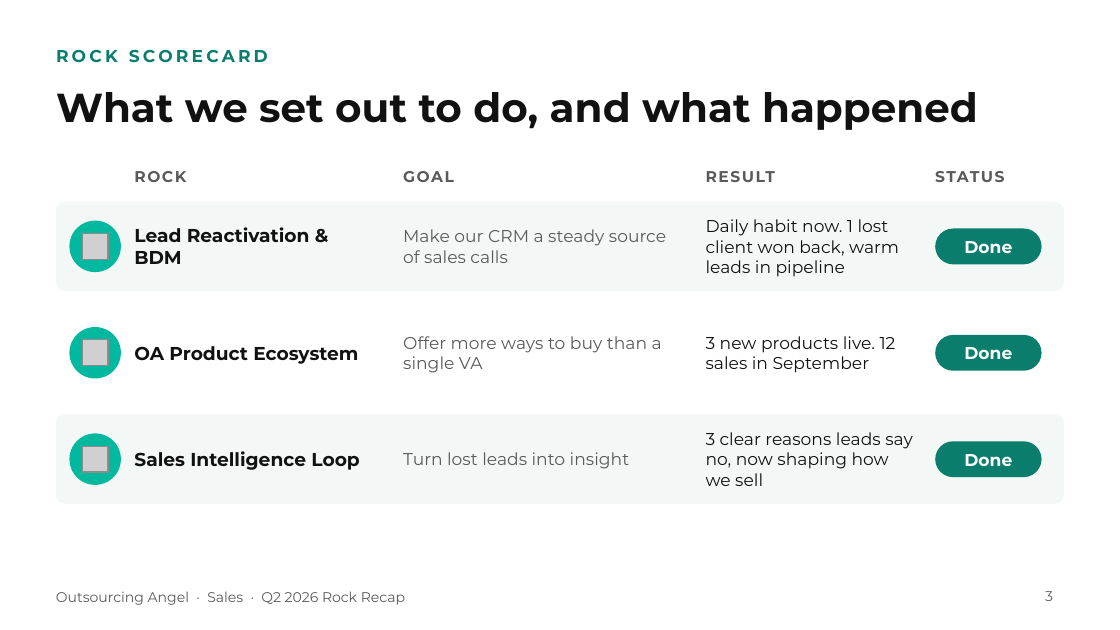
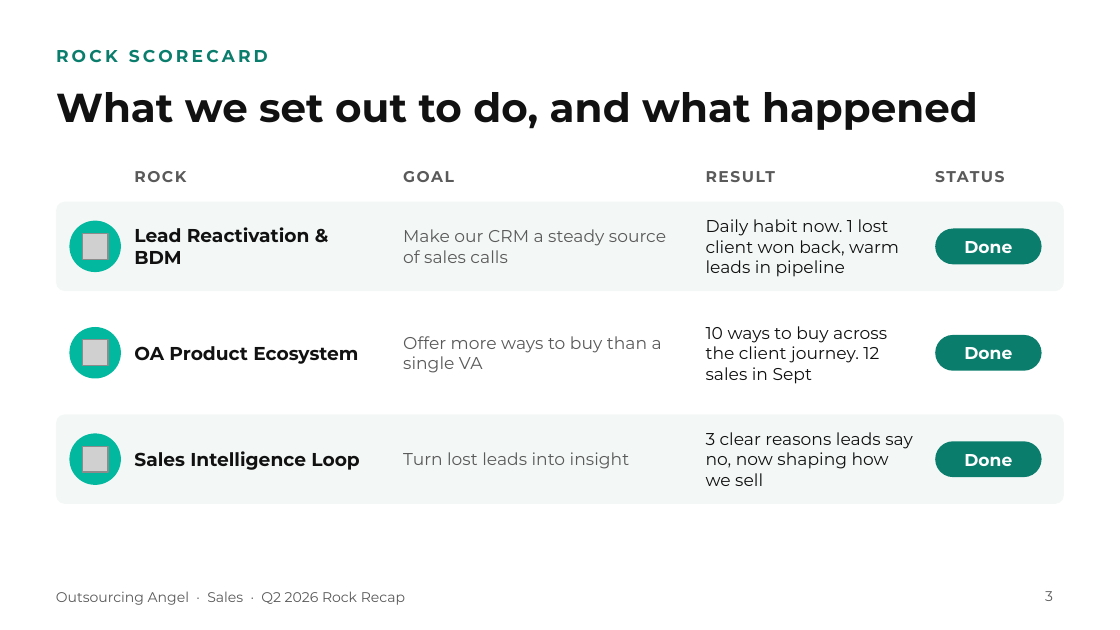
Before and after one commit to gail-gif/OA, a slide deck: slide 3 of OA_Q2_Sales_Rock_Recap_Refined.pptx. Drawn at 1120x630 pixels with LibreOffice and Linux fonts; fonts in the diff are those of the drawing; grey boxes stand for pictures. Boxes give left, top, right and bottom in pixels: in the first picture for what was removed or moved away, otherwise in the second. Text is boxed around its words. In the diff, an @@ line names an element or a change of style, - is before the commit and + after.

```diff
--- a/OA_Q2_Sales_Rock_Recap_Refined.pptx
+++ b/OA_Q2_Sales_Rock_Recap_Refined.pptx
@@ text at [706,326,887,384]: text changed @@
-3 new products live. 12 sales in September
+10 ways to buy across the client journey. 12 sales in Sept
```
Also in this commit, not shown: 2 other slides changed.
